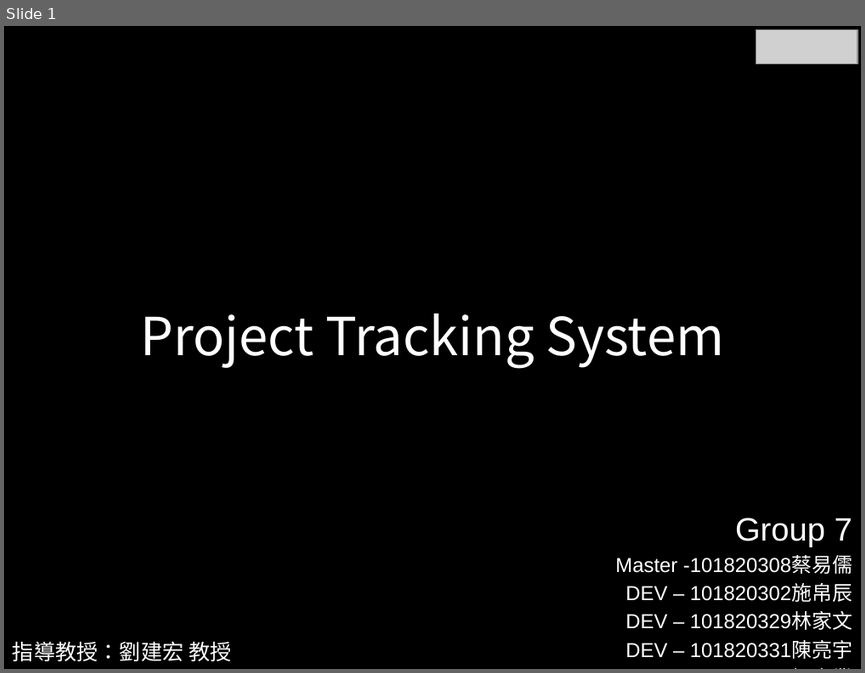
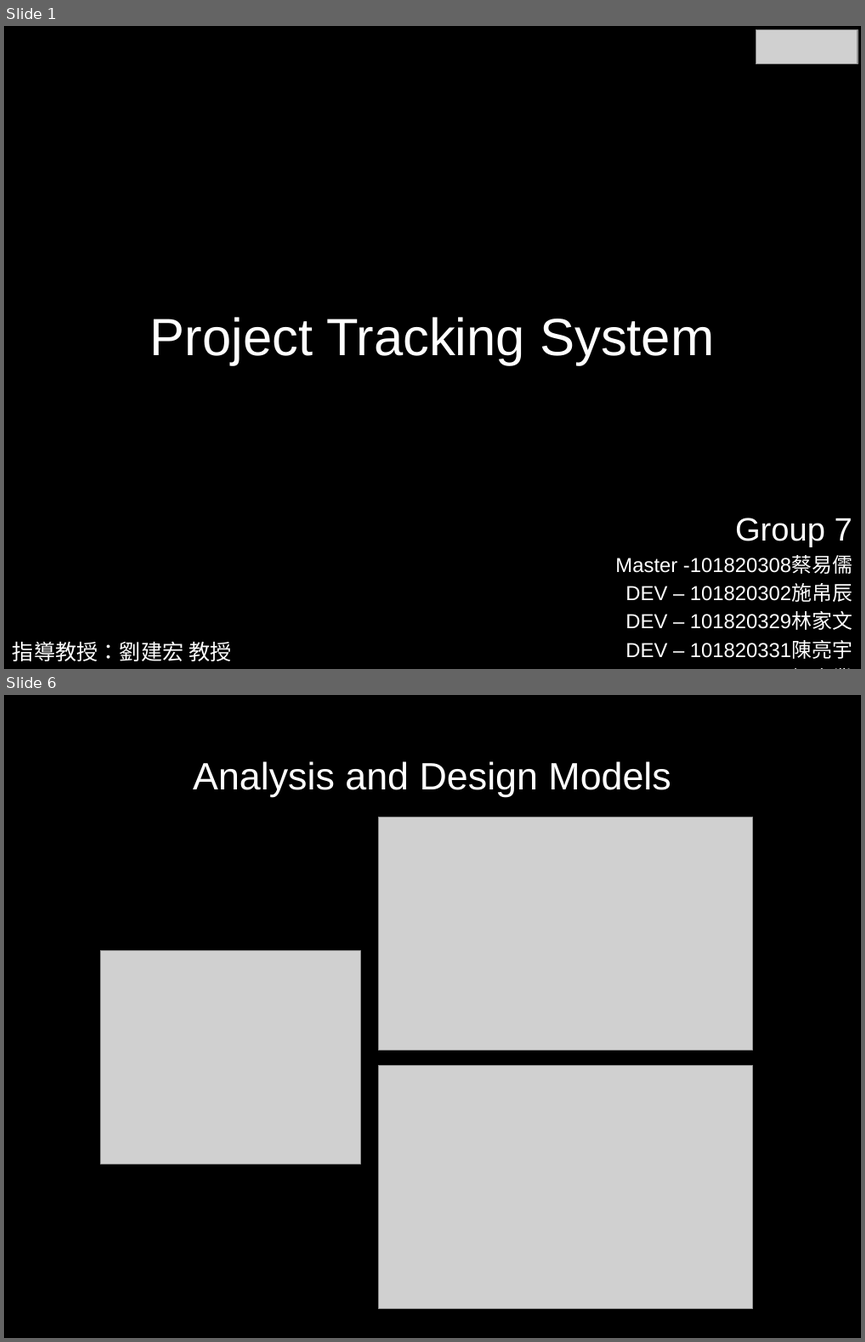
Before and after one commit to LutherTsaiTW/2015SoftwareEngineering, a slide deck: Phase03_Doc/Presentation/Final Presentations.pptx. Shown one above the other, each under a label of ours: slide 1 before the commit, slides 1 and 6 after it; the slides between them are not shown. The pictures are 865x673 and 865x1342 pixels, drawn with LibreOffice and Linux fonts; fonts in the diff are those of the drawing; grey boxes stand for pictures. Boxes give left, top, right and bottom in pixels: in the first picture for what was removed or moved away, otherwise in the second. Text is boxed around its words. In the diff, an @@ line names an element or a change of style, - is before the commit and + after.

```diff
--- a/Phase03_Doc/Presentation/Final Presentations.pptx
+++ b/Phase03_Doc/Presentation/Final Presentations.pptx
@@ slide 6 added at [4, 695, 861, 1338], background #000000 @@
@@ title added at [193, 761, 670, 797], 32 pt, text #FFFFFF @@
+Analysis and Design Models
@@ picture added at [378, 817, 753, 1049] @@
@@ picture added at [101, 950, 360, 1163] @@
@@ picture added at [378, 1065, 753, 1308] @@
@@ slide 1 changed as well @@
@@ title "Project Tracking System" at [150, 317, 714, 364]: font Noto Sans CJK SC to Arial @@
```
Also in this commit, not shown: 7 other slides added, 1 slide removed, 1 other file.
